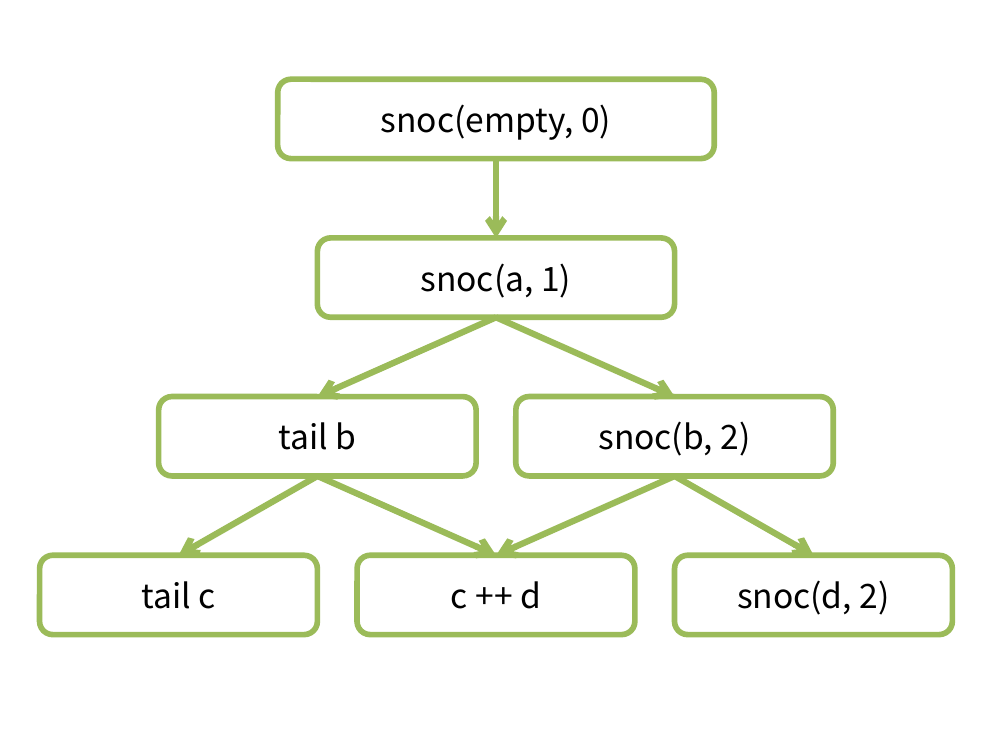
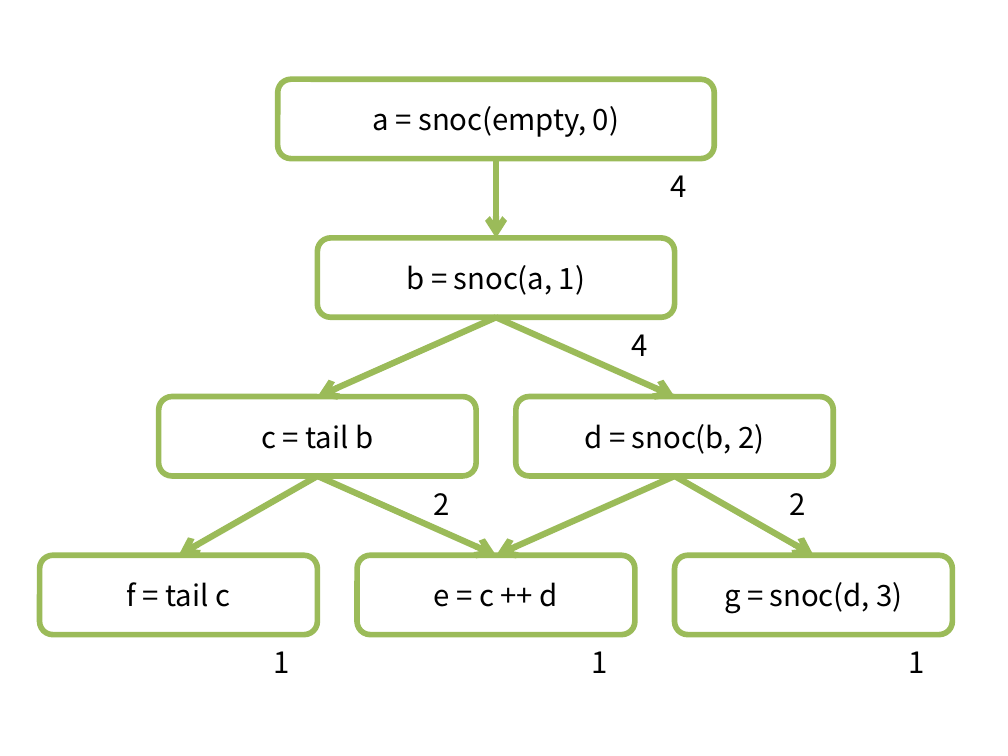
Before and after one commit to rst76/pfds, a slide deck: slide 1 of ch06/ex.6.1.pptx. Drawn at 1008x756 pixels with LibreOffice and Linux fonts; fonts in the diff are those of the drawing. Boxes give left, top, right and bottom in pixels: in the first picture for what was removed or moved away, otherwise in the second. Text is boxed around its words. In the diff, an @@ line names an element or a change of style, - is before the commit and + after.

```diff
--- a/ch06/ex.6.1.pptx
+++ b/ch06/ex.6.1.pptx
@@ text in rounded rectangle at <box>373,106,619,137</box>: text changed; size 12 to 10.5 pt @@
-snoc(empty, 0)
+a = snoc(empty, 0)
@@ text added at <box>671,175,687,197</box>, 10.5 pt, text #000000 @@
+4
@@ text in rounded rectangle at <box>407,265,585,295</box>: text changed; size 12 to 10.5 pt @@
-snoc(a, 1)
+b = snoc(a, 1)
@@ text added at <box>631,334,647,356</box>, 10.5 pt, text #000000 @@
+4
@@ text in rounded rectangle at <box>261,424,373,449</box>: text changed; size 12 to 10.5 pt @@
-tail b
+c = tail b
@@ text in rounded rectangle at <box>585,424,764,454</box>: text changed; size 12 to 10.5 pt @@
-snoc(b, 2)
+d = snoc(b, 2)
@@ text added at <box>433,493,449,515</box>, 10.5 pt, text #000000 @@
+2
@@ text added at <box>790,493,806,515</box>, 10.5 pt, text #000000 @@
+2
@@ text in rounded rectangle at <box>127,582,230,607</box>: text changed; size 12 to 10.5 pt @@
-tail c
+f = tail c
@@ text in rounded rectangle at <box>434,582,558,607</box>: text changed; size 12 to 10.5 pt @@
-c ++ d
+e = c ++ d
@@ text in rounded rectangle at <box>724,582,902,614</box>: text changed; size 12 to 10.5 pt @@
-snoc(d, 2)
+g = snoc(d, 3)
@@ text added at <box>274,651,290,673</box>, 10.5 pt, text #000000 @@
+1
@@ text added at <box>591,651,607,673</box>, 10.5 pt, text #000000 @@
+1
@@ text added at <box>909,651,925,673</box>, 10.5 pt, text #000000 @@
+1
```
Also in this commit, not shown: 1 other file.
